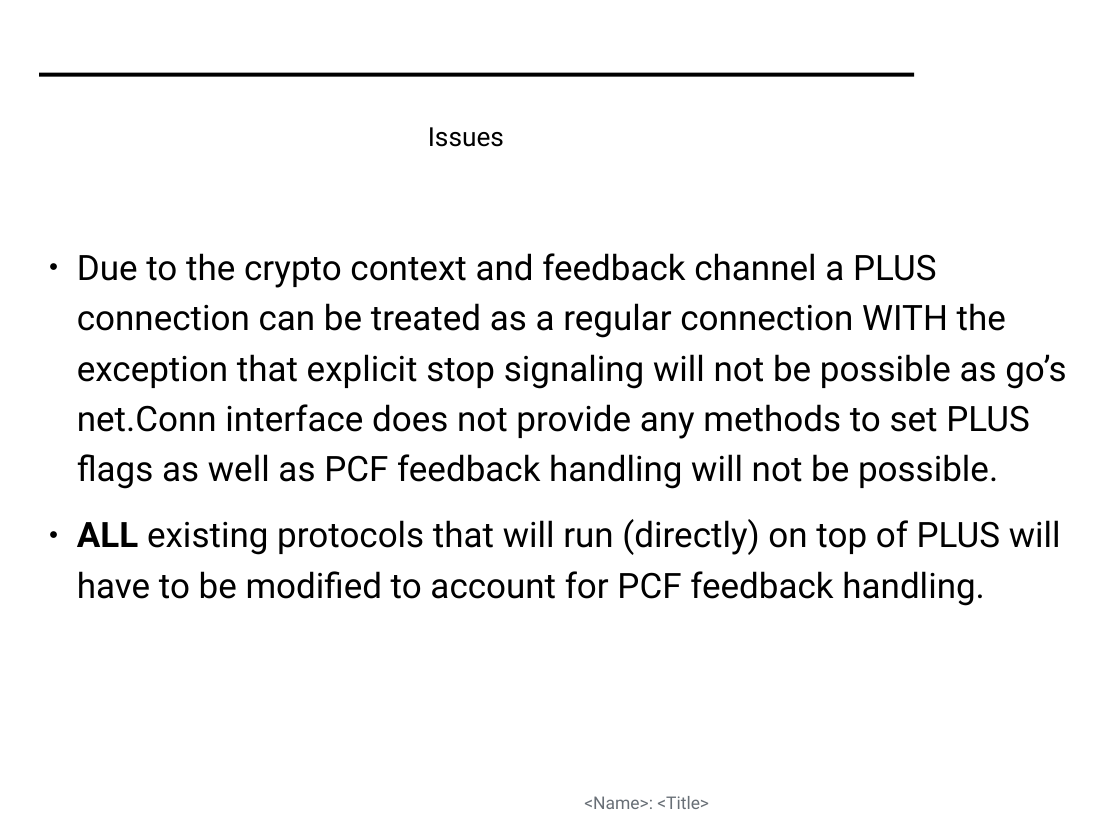
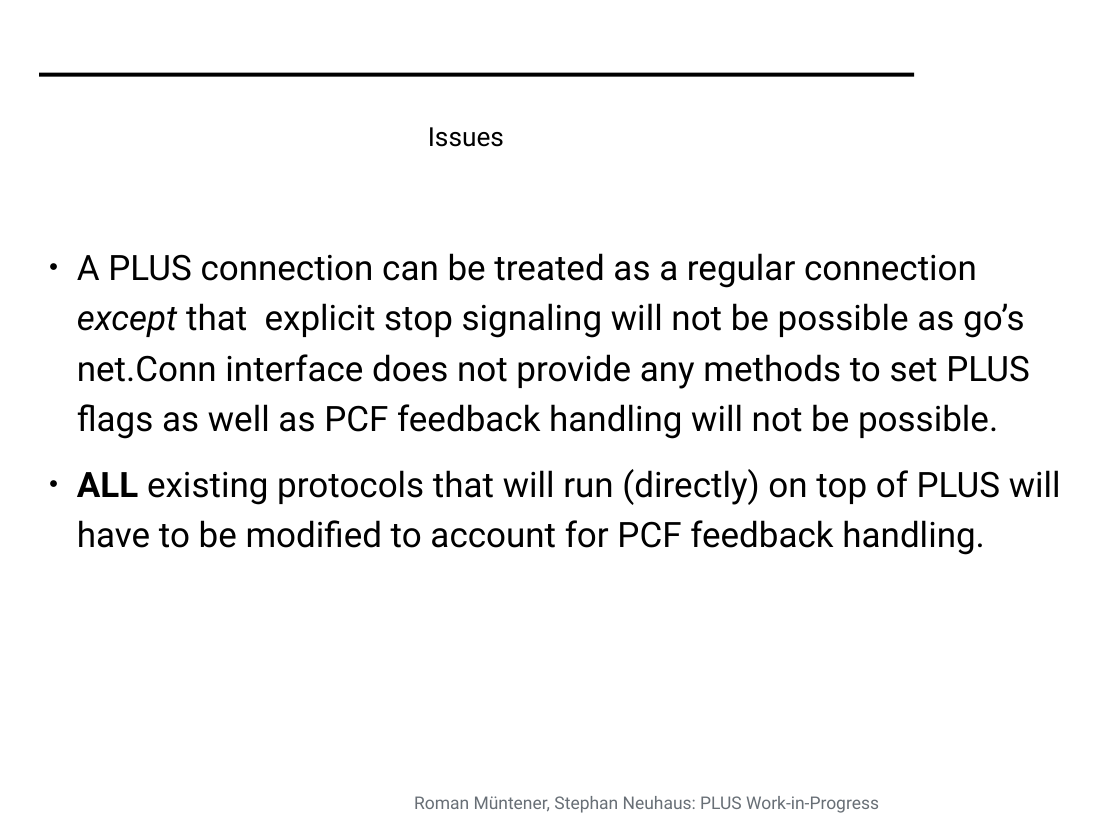
Before and after one commit to mami-project/roadshows, a slide deck: slide 14 of mami-oslo/PLUS_WIP.odp (slide 10 before the commit). Drawn at 1120x840 pixels with LibreOffice and Linux fonts; fonts in the diff are those of the drawing; background and template pictures are left out. Boxes give left, top, right and bottom in pixels: in the first picture for what was removed or moved away, otherwise in the second. Text is boxed around its words. In the diff, an @@ line names an element or a change of style, - is before the commit and + after.

Commit message:
More on PLUS

```diff
--- a/mami-oslo/PLUS_WIP.odp
+++ b/mami-oslo/PLUS_WIP.odp
@@ text at <box>77,253,1029,439</box>: text changed @@
-● Due to the crypto context and feedback channel a PLUS connection can be treated as a regular connection WITH the exception that explicit stop signaling will not be possible as go’s net.Conn interface does not provide any methods to set PLUS flags as well as PCF feedback handling will not be possible.
+● A PLUS connection can be treated as a regular connection except that explicit stop signaling will not be possible as go’s net.Conn interface does not provide any methods to set PLUS flags as well as PCF feedback handling will not be possible.
@@ text at <box>414,796,879,813</box>: text changed @@
-<Name>: <Title>
+Roman Müntener, Stephan Neuhaus: PLUS Work-in-Progress
```
Also in this commit, not shown: 12 other slides changed, 5 slides added, 1 slide removed.
